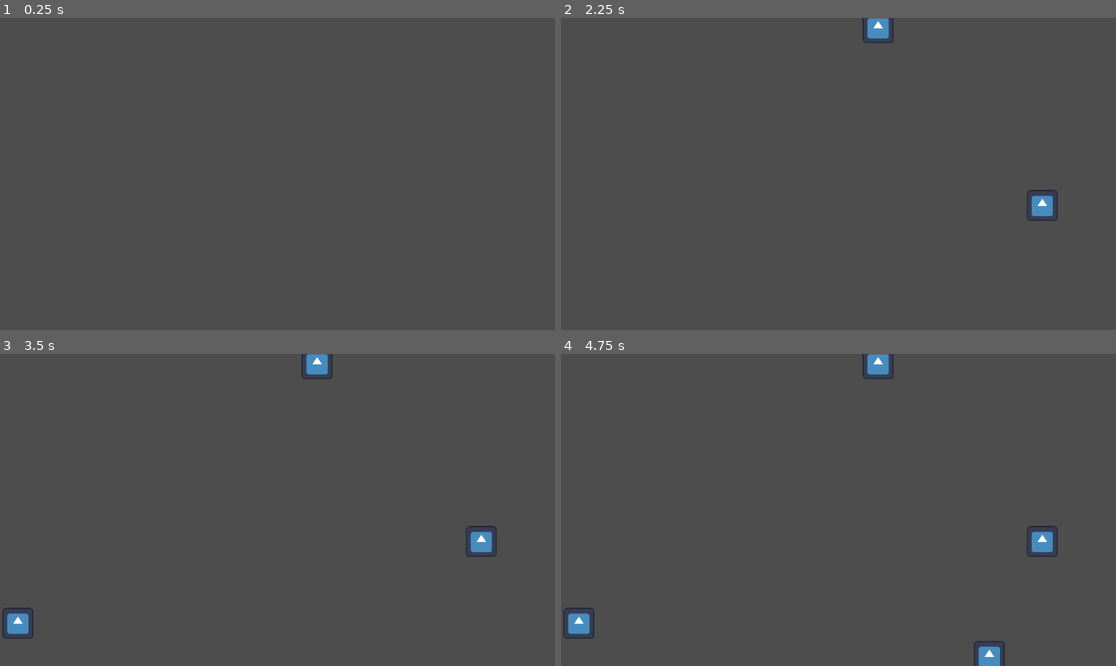
Above: before the commit, frames 1-4 (two rows, left to right).
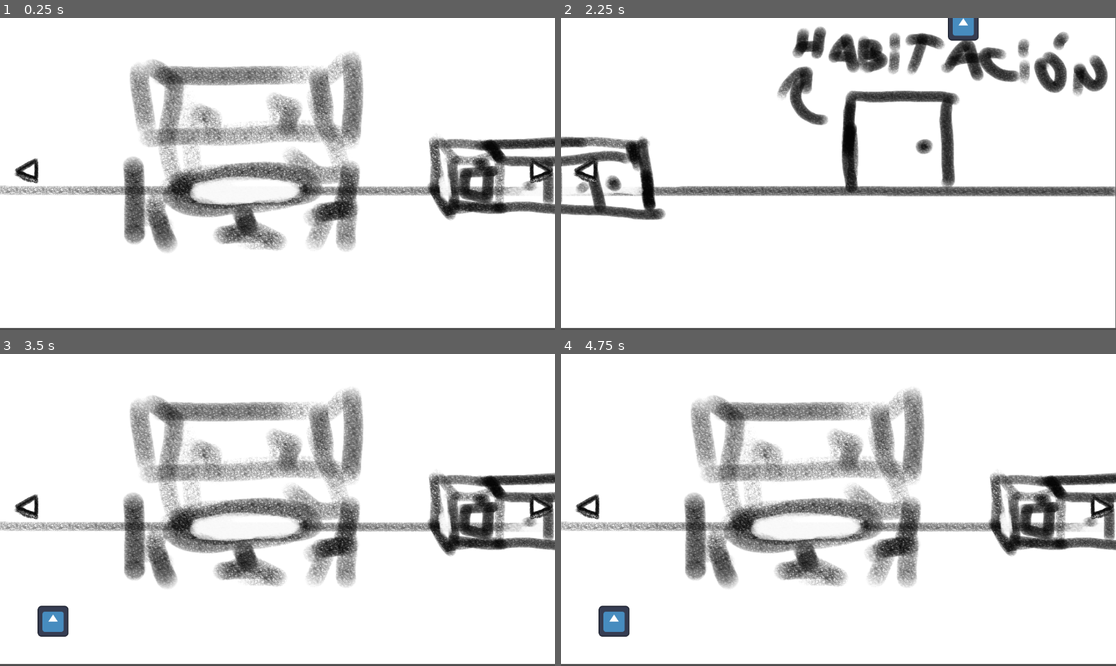
Above: after the commit, the same moments.

Repository: cabranca/Messi-Kitty
Game: Godot game, scene res://Escenas/nivel_1.tscn
The game is run twice, just before and just after one commit, with the same random seed, the same clock (stepped at 60 frames per second) and the same inputs. This scene is started directly instead of the project's main scene. The engine's default icon, where the game draws it, is replaced by a stand-in: a white triangle on a blue panel in a dark square.
Inputs (mouse positions are in pixels of both pictures, inside the frame that each line leads up to):
- Up to frame 1 (0.25 s): no input
- Up to frame 2 (2.25 s): click (588, 170) at 0.52 s; click (1082, 170) at 1.27 s; click (1104, 170) at 2.02 s
- Up to frame 3 (3.5 s): click (27, 506) at 2.77 s
- Up to frame 4 (4.75 s): click (588, 506) at 3.52 s; click (1082, 506) at 4.27 s

The runs differ from the first frame. In frame 1, 96% of the frame differs, in the area x 0-100%, y 0-100%; in frame 2, 94%; in frame 3, 95%; in frame 4, 95%.

Commit message:
Cursor de gomita y pantalla con flechas

Diff:
--- /dev/null
+++ b/Messi-Kitty_projecto/Codigo/Fondo.gd
@@ -0,0 +1,29 @@
+extends Camera2D
+
+@export var posicionCentro: Vector2
+@export var posicionIz: Vector2
+@export var posicionDe: Vector2
+# Called when the node enters the scene tree for the first time.
+func _ready():
+	position = posicionCentro
+
+
+# Called every frame. 'delta' is the elapsed time since the previous frame.
+func _process(delta):
+	pass
+
+
+func _on_flecha_iz_button_down():
+	position = posicionIz
+
+
+func _on_flecha_de_button_down():
+	position = posicionDe
+
+
+func _on_flecha_iz_2_button_down():
+	position = posicionCentro
+
+
+func _on_flecha_de_2_button_down():
+	position = posicionCentro
--- a/Messi-Kitty_projecto/Codigo/nivel_1.gd
+++ b/Messi-Kitty_projecto/Codigo/nivel_1.gd
@@ -23,8 +23,8 @@
 	var basura = basura_scene.instantiate()
 
 	# Genero una posicion random inicial (probar get_viewport_rect())
-	var xPos = randf() * get_viewport().get_visible_rect().size.x
-	var yPos = randf() * get_viewport().get_visible_rect().size.y
+	var xPos = randf() * $Camera2D/Control/FondoA.size.x
+	var yPos = randf() * $Camera2D/Control/FondoA.size.y
 
 	# Seteo la posicion a la nueva basura
 	basura.position = Vector2(xPos, yPos)
--- a/Messi-Kitty_projecto/Escenas/creditos.tscn
+++ b/Messi-Kitty_projecto/Escenas/creditos.tscn
@@ -34,7 +34,9 @@
 
 [node name="Label" type="Label" parent="Control/AspectRatioContainer/HBoxContainer/VBoxContainer"]
 layout_mode = 2
-text = "Nombre1"
+text = "Game desing
+La voz de Mía/Iris M
+Ju Banchik"
 
 [node name="VBoxContainer2" type="VBoxContainer" parent="Control/AspectRatioContainer/HBoxContainer"]
 layout_mode = 2
@@ -42,11 +44,20 @@
 [node name="Label" type="Label" parent="Control/AspectRatioContainer/HBoxContainer/VBoxContainer2"]
 layout_mode = 2
 size_flags_horizontal = 8
-text = "Nombre2"
+text = "Programación
+Cabranca
+Micaela"
 
 [node name="VBoxContainer3" type="VBoxContainer" parent="Control/AspectRatioContainer/HBoxContainer"]
 layout_mode = 2
 
 [node name="Label" type="Label" parent="Control/AspectRatioContainer/HBoxContainer/VBoxContainer3"]
 layout_mode = 2
-text = "Nombre3"
+text = "Arte
+Emma (fondo/escenario)
+-Eushi/Eugenia Chávez Vlassich (logo, ui)
+-sofia fiandrino (props)
+-Lucrecia(animación)
+- Gaia (cinemática)
+- Sabrina Avendaño (Pantalla de inicio)
+"
--- a/Messi-Kitty_projecto/Escenas/nivel_1.tscn
+++ b/Messi-Kitty_projecto/Escenas/nivel_1.tscn
@@ -1,7 +1,11 @@
-[gd_scene load_steps=3 format=3 uid="uid://dvbbttjxg3ek7"]
+[gd_scene load_steps=7 format=3 uid="uid://dvbbttjxg3ek7"]
 
 [ext_resource type="Script" path="res://Codigo/nivel_1.gd" id="1_33hxw"]
 [ext_resource type="PackedScene" uid="uid://bo011soqenu4d" path="res://Escenas/basura.tscn" id="2_rsyts"]
+[ext_resource type="Texture2D" uid="uid://sybm2flx67bd" path="res://ArteVisual/ph_flechita1.png" id="3_t3muv"]
+[ext_resource type="Texture2D" uid="uid://dl0dyubidp1pn" path="res://ArteVisual/ph_flechita2.png" id="4_a635c"]
+[ext_resource type="Script" path="res://Codigo/Fondo.gd" id="4_lp7fj"]
+[ext_resource type="Texture2D" uid="uid://c082id0ishfdx" path="res://ArteVisual/ph_fondo.png" id="5_dfv6i"]
 
 [node name="Nivel1" type="Node"]
 script = ExtResource("1_33hxw")
@@ -9,4 +13,89 @@
 
 [node name="BasuraTimer" type="Timer" parent="."]
 
+[node name="Camera2D" type="Camera2D" parent="."]
+position = Vector2(1725, 330)
+script = ExtResource("4_lp7fj")
+posicionCentro = Vector2(578, 330)
+posicionIz = Vector2(-578, 330)
+posicionDe = Vector2(1725, 330)
+
+[node name="Control" type="Control" parent="Camera2D"]
+top_level = true
+layout_mode = 3
+anchors_preset = 0
+offset_right = 1152.0
+offset_bottom = 648.0
+
+[node name="FondoA" type="TextureRect" parent="Camera2D/Control"]
+layout_mode = 0
+offset_left = -1172.0
+offset_right = 2300.0
+offset_bottom = 650.0
+texture = ExtResource("5_dfv6i")
+expand_mode = 1
+
+[node name="FlechaIz" type="TextureButton" parent="Camera2D/Control"]
+layout_mode = 1
+anchors_preset = 4
+anchor_top = 0.5
+anchor_bottom = 0.5
+offset_left = 31.0
+offset_top = -26.0
+offset_right = 83.0
+offset_bottom = 26.0
+grow_vertical = 2
+texture_normal = ExtResource("3_t3muv")
+texture_pressed = ExtResource("4_a635c")
+
+[node name="FlechaIz2" type="TextureButton" parent="Camera2D/Control"]
+layout_mode = 1
+anchors_preset = 6
+anchor_left = 1.0
+anchor_top = 0.5
+anchor_right = 1.0
+anchor_bottom = 0.5
+offset_left = 22.0
+offset_top = -26.0
+offset_right = 84.0
+offset_bottom = 26.0
+grow_horizontal = 0
+grow_vertical = 2
+texture_normal = ExtResource("3_t3muv")
+texture_pressed = ExtResource("4_a635c")
+
+[node name="FlechaDe" type="TextureButton" parent="Camera2D/Control"]
+layout_mode = 1
+anchors_preset = 6
+anchor_left = 1.0
+anchor_top = 0.5
+anchor_right = 1.0
+anchor_bottom = 0.5
+offset_left = -52.0
+offset_top = -26.0
+offset_bottom = 26.0
+grow_horizontal = 0
+grow_vertical = 2
+texture_normal = ExtResource("3_t3muv")
+texture_pressed = ExtResource("4_a635c")
+flip_h = true
+
+[node name="FlechaDe2" type="TextureButton" parent="Camera2D/Control"]
+layout_mode = 1
+anchors_preset = 4
+anchor_top = 0.5
+anchor_bottom = 0.5
+offset_left = -98.0
+offset_top = -26.0
+offset_right = -46.0
+offset_bottom = 26.0
+grow_vertical = 2
+texture_normal = ExtResource("3_t3muv")
+texture_pressed = ExtResource("4_a635c")
+flip_h = true
+
 [connection signal="timeout" from="BasuraTimer" to="." method="_on_basura_timer_timeout"]
+[connection signal="button_down" from="Camera2D/Control/FlechaIz" to="Camera2D" method="_on_flecha_iz_button_down"]
+[connection signal="button_down" from="Camera2D/Control/FlechaIz2" to="Camera2D" method="_on_flecha_iz_2_button_down"]
+[connection signal="button_down" from="Camera2D/Control/FlechaDe" to="Camera2D" method="_on_flecha_de_button_down"]
+[connection signal="button_down" from="Camera2D/Control/FlechaDe2" to="Camera2D" method="_on_flecha_de_2_button_down"]
--- a/Messi-Kitty_projecto/Escenas/pantalla_principal.tscn
+++ b/Messi-Kitty_projecto/Escenas/pantalla_principal.tscn
@@ -1,6 +1,7 @@
-[gd_scene load_steps=2 format=3 uid="uid://dgu5nmwfd1g87"]
+[gd_scene load_steps=3 format=3 uid="uid://dgu5nmwfd1g87"]
 
 [ext_resource type="Script" path="res://Codigo/autoload.gd" id="1_35ret"]
+[ext_resource type="Texture2D" uid="uid://co51j80dqenqd" path="res://ArteVisual/ph_logo.png" id="2_e55vy"]
 
 [node name="Pantalla_principal" type="Node2D"]
 script = ExtResource("1_35ret")
@@ -27,18 +28,18 @@
 anchors_preset = -1
 anchor_left = 0.5
 anchor_right = 0.5
-offset_left = -382.0
-offset_right = 382.0
-offset_bottom = 650.0
+offset_left = -241.0
+offset_right = 370.0
+offset_bottom = 611.0
+scale = Vector2(0.8, 0.8)
 
 [node name="VBoxContainer" type="VBoxContainer" parent="Pantalla/AspectRatioContainer"]
 layout_mode = 2
 alignment = 1
 
-[node name="Titulo" type="Label" parent="Pantalla/AspectRatioContainer/VBoxContainer"]
+[node name="Titulo" type="TextureRect" parent="Pantalla/AspectRatioContainer/VBoxContainer"]
 layout_mode = 2
-text = "Messi-kitty"
-horizontal_alignment = 1
+texture = ExtResource("2_e55vy")
 
 [node name="BotonInicio" type="Button" parent="Pantalla/AspectRatioContainer/VBoxContainer"]
 layout_mode = 2
--- a/Messi-Kitty_projecto/project.godot
+++ b/Messi-Kitty_projecto/project.godot
@@ -18,6 +18,11 @@
 [autoload]
 
 Autoload="*res://Codigo/autoload.gd"
+Variables="*res://Codigo/variables.gd"
+
+[display]
+
+mouse_cursor/custom_image="res://ArteVisual/ph_CursorGoma.png"
 
 [rendering]
 
Binary file added: Messi-Kitty_projecto/ArteVisual/ph_CursorGoma.png
Not shown, added: Messi-Kitty_projecto/ArteVisual/ph_CursorGoma.png.import
Binary file added: Messi-Kitty_projecto/ArteVisual/ph_flechita1.png
Not shown, added: Messi-Kitty_projecto/ArteVisual/ph_flechita1.png.import
Binary file added: Messi-Kitty_projecto/ArteVisual/ph_flechita2.png
Not shown, added: Messi-Kitty_projecto/ArteVisual/ph_flechita2.png.import
Binary file added: Messi-Kitty_projecto/ArteVisual/ph_fondo.png
Not shown, added: Messi-Kitty_projecto/ArteVisual/ph_fondo.png.import
Binary file added: Messi-Kitty_projecto/ArteVisual/ph_logo.png
Not shown, added: Messi-Kitty_projecto/ArteVisual/ph_logo.png.import
